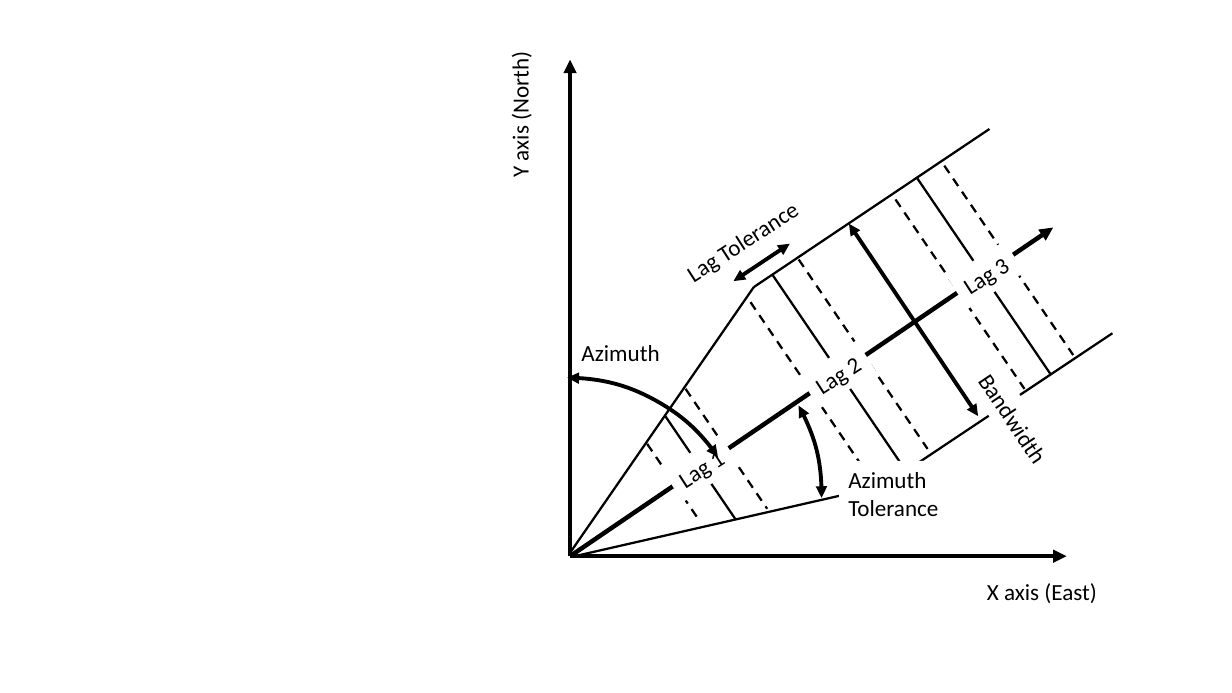
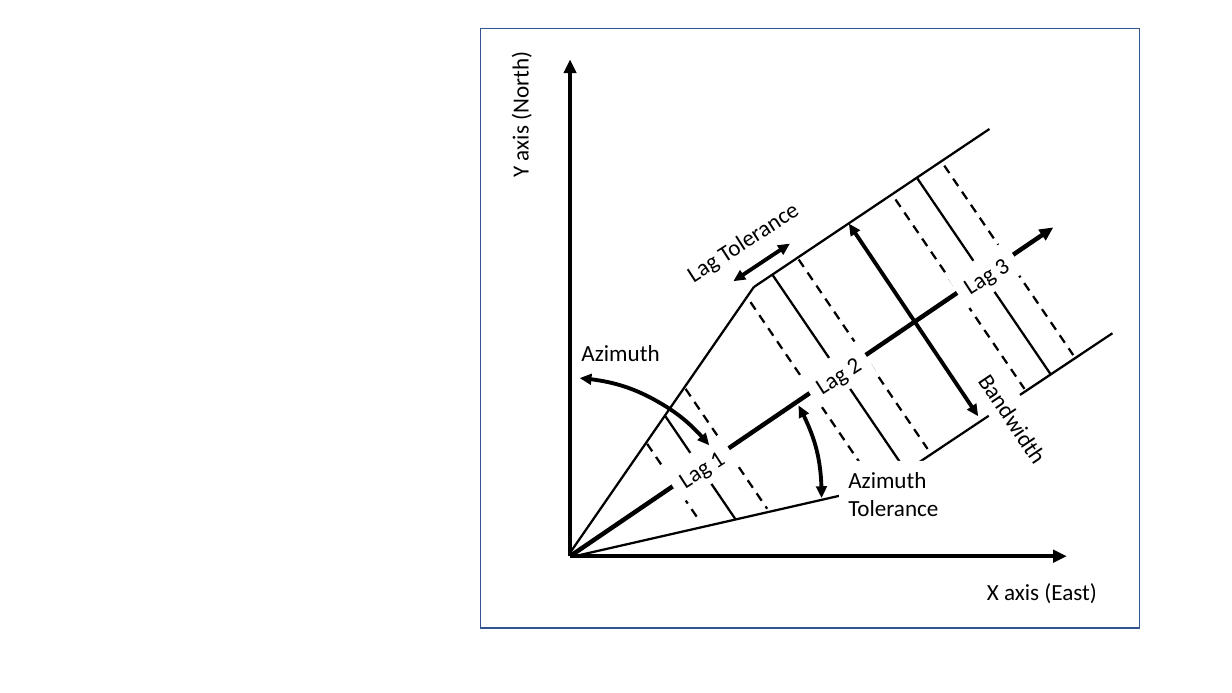
Before and after one commit to aegis4048/aegis4048.github.io, a slide deck: slide 8 of downloads/notebooks/spatial.pptx. Drawn at 1232x693 pixels with LibreOffice and Linux fonts; fonts in the diff are those of the drawing. Boxes give left, top, right and bottom in pixels: in the first picture for what was removed or moved away, otherwise in the second. Text is boxed around its words. In the diff, an @@ line names an element or a change of style, - is before the commit and + after.

```diff
--- a/downloads/notebooks/spatial.pptx
+++ b/downloads/notebooks/spatial.pptx
@@ rectangle added at (x1=481, y1=29, x2=1140, y2=628), outline #325491 1 pt @@
@@ arc (boxed as its full ellipse) at (x1=384, y1=378, x2=750, y2=693): proportions changed @@
```
Also in this commit, not shown: 1 other slide changed, 2 slides added, 35 other files.
